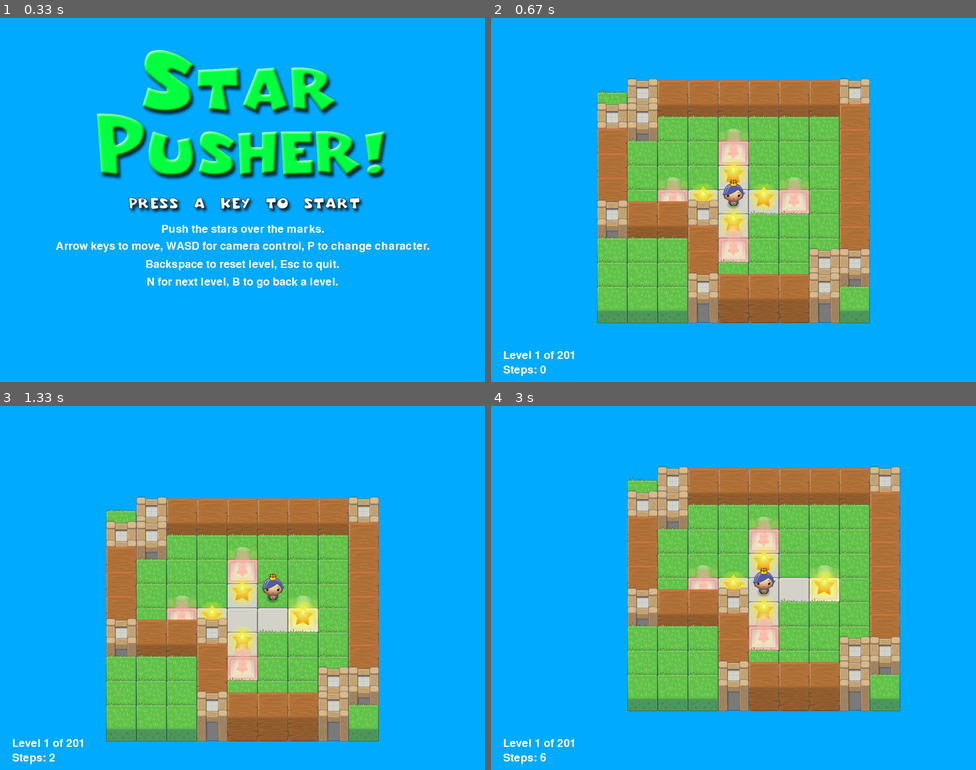
Above: before the commit, frames 1-4 (two rows, left to right).
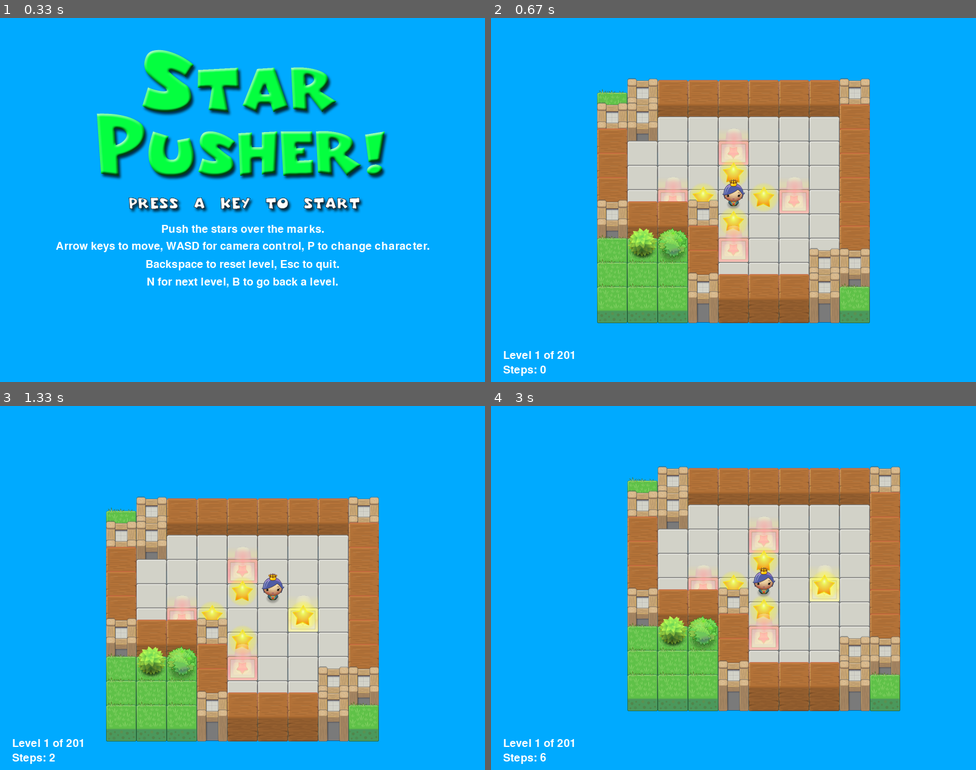
Above: after the commit, the same moments.

Repository: Pick1a1username/making_games_with_python_and_pygame
Game: pygame game, started from chapter9/star_pusher.py
Two runs of this game, one before a commit and one after it. Both use one fixed random seed, a clock stepped at 60 frames per second and the inputs below.
Inputs:
- Up to frame 1 (0.33 s): no input
- Up to frame 2 (0.67 s): tap Enter at 0.33 s
- Up to frame 3 (1.33 s): hold Right 0.67-1.13 s; hold Up from 1.17 s (still down); hold W from 1.17 s (still down)
- Up to frame 4 (3 s): release Up at 1.47 s; release W at 1.47 s; hold Right 1.5-1.97 s; hold D 1.5-1.97 s; hold Left 2-2.53 s; hold A 2-2.53 s; hold Down 2.57-2.87 s; hold S 2.57-2.87 s; hold Left from 2.9 s (still down); hold A from 2.9 s (still down)

Frame 1 is identical in both runs. In frame 2, 12% of the frame differs, in the area x 28-72%, y 26-71%; in frame 3, 12%; in frame 4, 12%, in the area x 34-79%, y 26-71%.

Commit message:
20201025_0

Diff:
--- a/chapter9/star_pusher.py
+++ b/chapter9/star_pusher.py
@@ -287,10 +287,10 @@
     for x in range(len(map_obj_copy)):
         for y in range(len(map_obj_copy[0])):
             if map_obj_copy[x][y] in ('$', '.', '@', '+', '*'):
-                map_obj_copy[x][y] = ''
+                map_obj_copy[x][y] = ' '
 
     # Flood fill to determine inside/outside floor tiles.
-    flood_fill(map_obj_copy, startx, starty, '', 'o')
+    flood_fill(map_obj_copy, startx, starty, ' ', 'o')
 
     # Convert the adjoined walls into corner tiles.
     for x in range(len(map_obj_copy)):
@@ -302,7 +302,7 @@
                    (is_wall(map_obj_copy, x-1, y) and is_wall(map_obj_copy, x, y-1)):
                     map_obj_copy[x][y] = 'x'
 
-            elif map_obj_copy[x][y] == '' and random.randint(0, 99) < OUTSIDE_DECORATION_PCT:
+            elif map_obj_copy[x][y] == ' ' and random.randint(0, 99) < OUTSIDE_DECORATION_PCT:
                 map_obj_copy[x][y] = random.choice(list(OUTSIDEDECOMAPPING.keys()))
 
     return map_obj_copy
